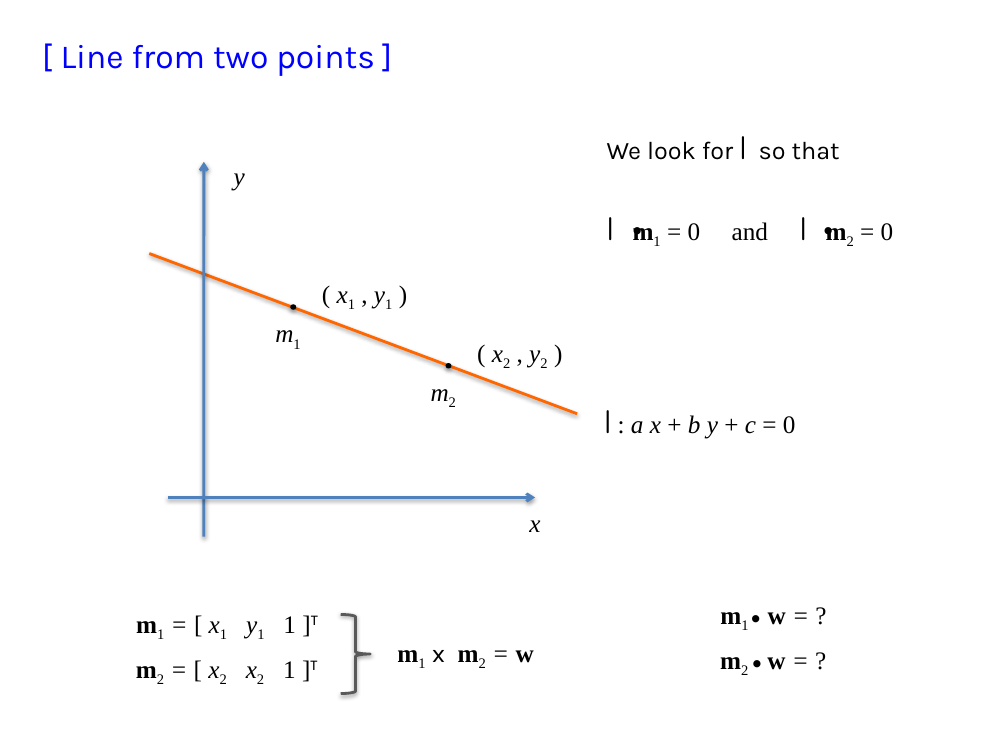
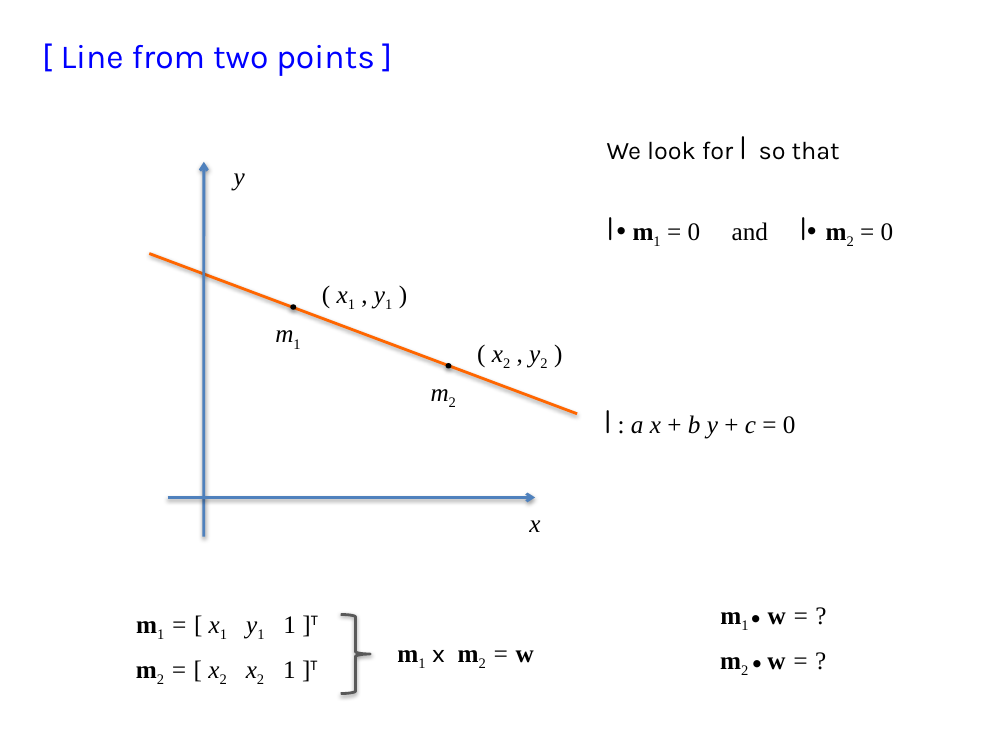
Before and after one commit to domingomery/vision, a slide deck: slide 13 of clases/Cap02_Geometria/presentaciones/CV02_PointsLinesPlanes.pptx. Drawn at 1008x756 pixels with LibreOffice and Linux fonts; fonts in the diff are those of the drawing. Boxes give left, top, right and bottom in pixels: in the first picture for what was removed or moved away, otherwise in the second. Text is boxed around its words. In the diff, an @@ line names an element or a change of style, - is before the commit and + after.

```diff
--- a/clases/Cap02_Geometria/presentaciones/CV02_PointsLinesPlanes.pptx
+++ b/clases/Cap02_Geometria/presentaciones/CV02_PointsLinesPlanes.pptx
@@ text "•" moved from (x1=623, y1=210, x2=655, y2=250) to (x1=607, y1=210, x2=639, y2=250) @@
@@ text "•" moved from (x1=814, y1=210, x2=847, y2=250) to (x1=797, y1=210, x2=830, y2=250) @@
```
Also in this commit, not shown: 1 other slide changed, 10 other files.
